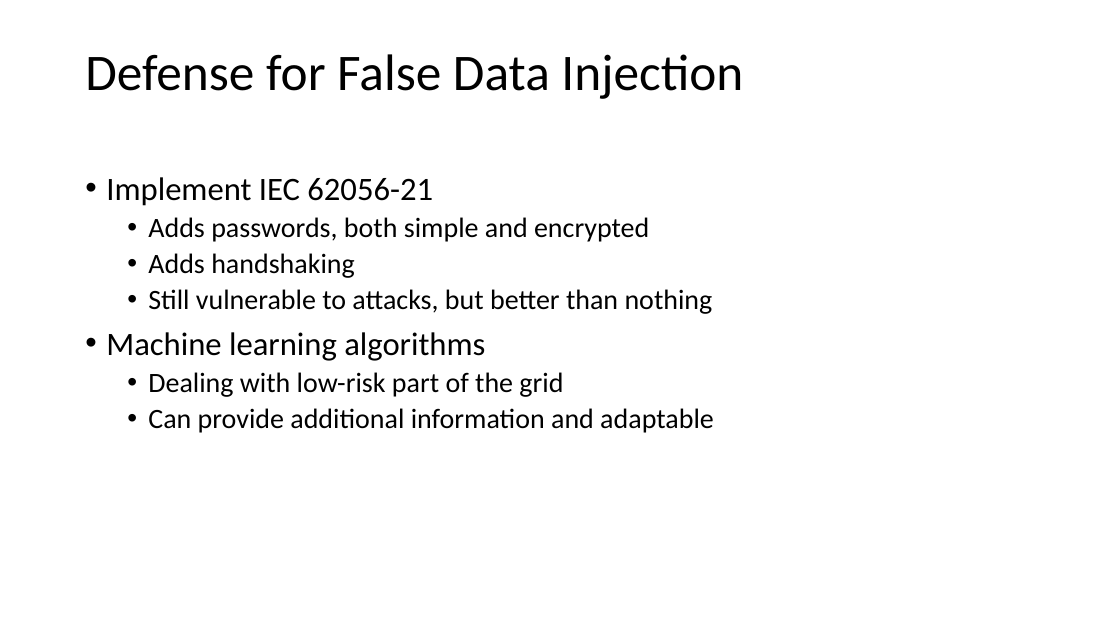
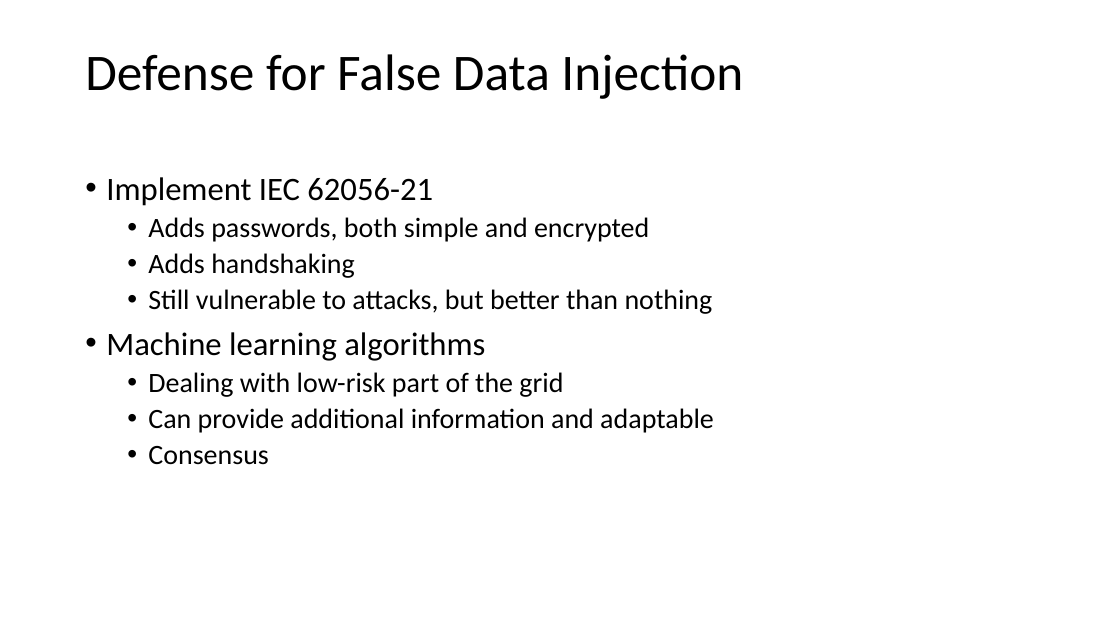
Before and after one commit to CodeFluent/Notes, a slide deck: slide 6 of CS-6222/Fall_2018/project/Smart City Security - Attack and Defense Strategems.pptx (slide 7 before the commit). Drawn at 1120x630 pixels with LibreOffice and Linux fonts; fonts in the diff are those of the drawing. Boxes give left, top, right and bottom in pixels: in the first picture for what was removed or moved away, otherwise in the second. Text is boxed around its words. In the diff, an @@ line names an element or a change of style, - is before the commit and + after.

```diff
--- a/CS-6222/Fall_2018/project/Smart City Security - Attack and Defense Strategems.pptx
+++ b/CS-6222/Fall_2018/project/Smart City Security - Attack and Defense Strategems.pptx
@@ text at (148,446,269,465): paragraph added @@
+  • Consensus
```
Also in this commit, not shown: 2 other slides changed, 5 slides added, 6 slides removed, 1 other file.
